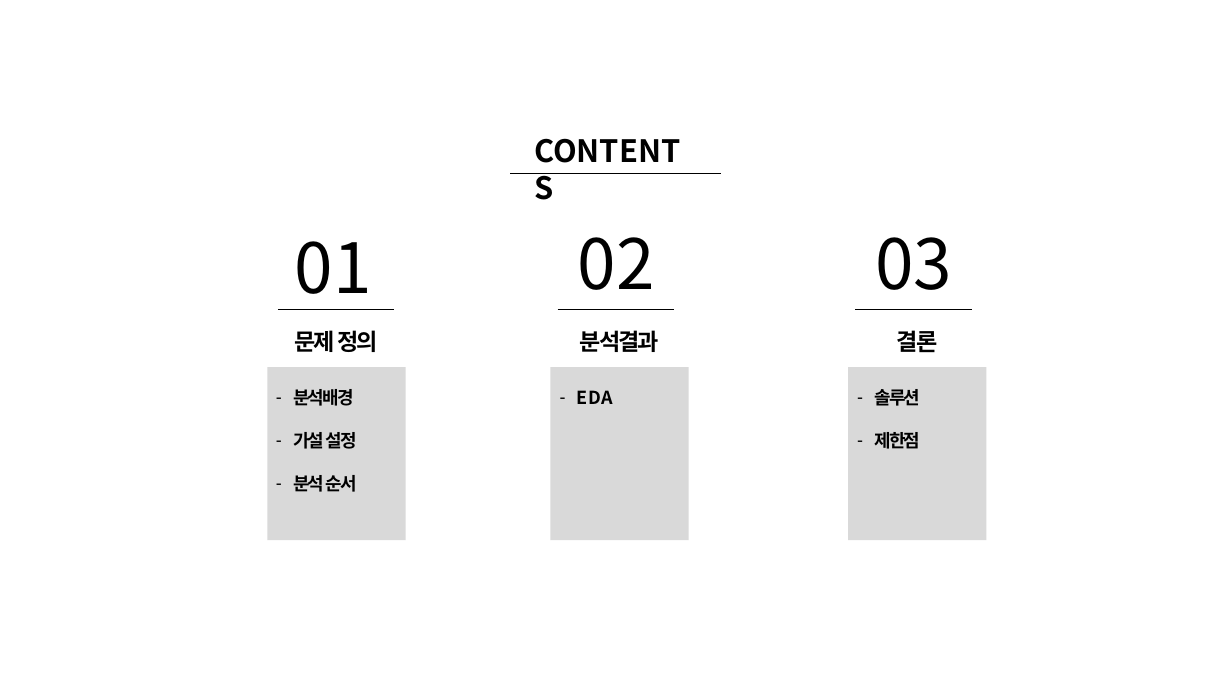
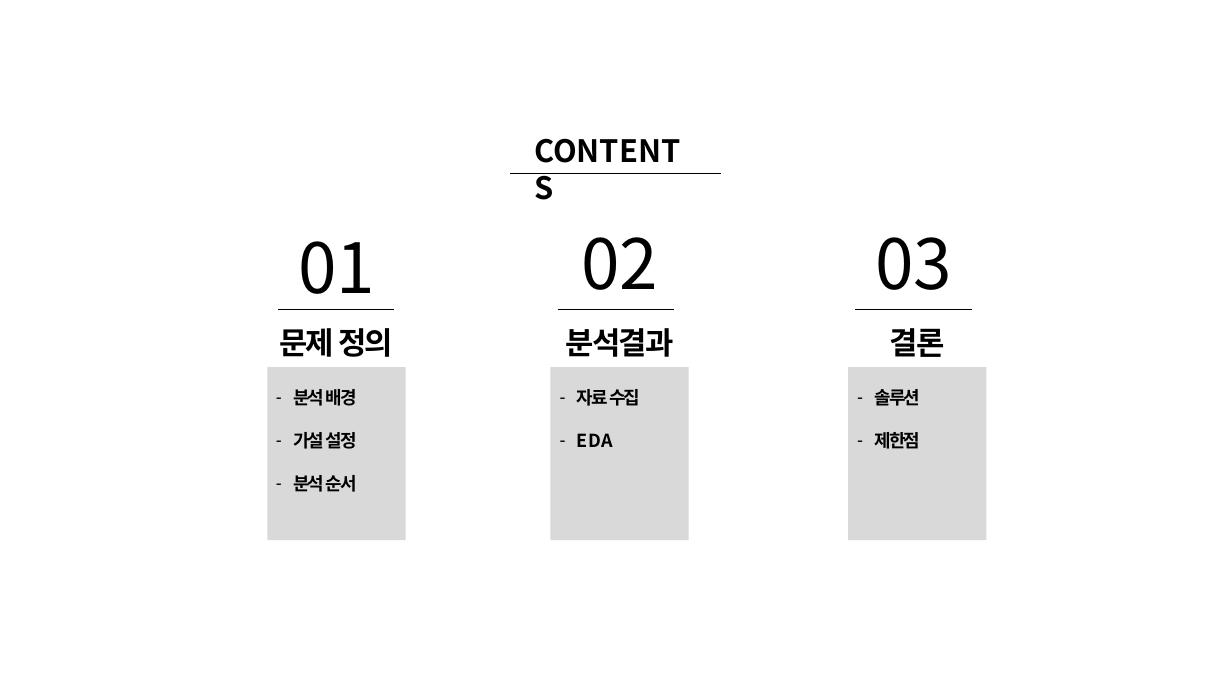
Before and after one commit to DominKim/Data_literacy, a slide deck: slide 2 of 2.프로젝트/1.경돼/5.분석결과/경돼x데이터리터러시.pptx. Drawn at 1232x693 pixels with LibreOffice and Linux fonts; fonts in the diff are those of the drawing. Boxes give left, top, right and bottom in pixels: in the first picture for what was removed or moved away, otherwise in the second. Text is boxed around its words. In the diff, an @@ line names an element or a change of style, - is before the commit and + after.

```diff
--- a/2.프로젝트/1.경돼/5.분석결과/경돼x데이터리터러시.pptx
+++ b/2.프로젝트/1.경돼/5.분석결과/경돼x데이터리터러시.pptx
@@ text "01" at <box>298,241,375,310</box>: alignment left to centre @@
@@ text "02" at <box>581,237,658,290</box>: alignment left to centre @@
@@ size 18 to 24 pt in 3 elements at <box>890,328,945,357</box>, <box>279,328,394,357</box>, <box>566,328,674,357</box> @@
@@ text at <box>293,389,357,406</box>: spaces changed @@
-– 분석배경
+– 분석 배경
@@ text at <box>577,389,640,406</box>: paragraph added @@
+– 자료 수집
```
Also in this commit, not shown: 1 other slide changed, 14 slides added, 2 slides removed, 9 other files.
